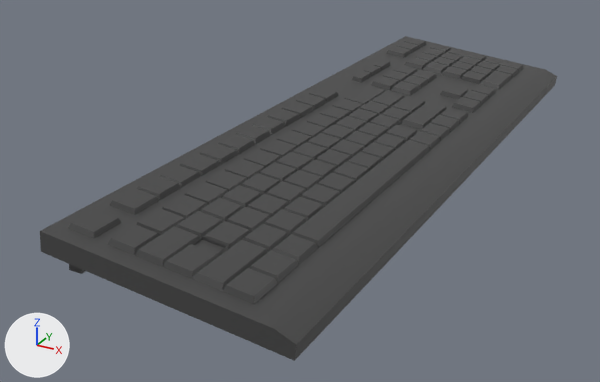
The FBX model Content/Geometry/Meshes/Keyboard.fbx, before and after one commit.
Before and after are seen from a 50 mm camera at (0.0536, -0.1481, 0.0666) aimed at (-0.0338, 0.0107, -0.0128). Lighting does not change. The marker at lower left points along +X, +Y and +Z. Where no turn or scale is listed for an object, it has been applied to the vertices.
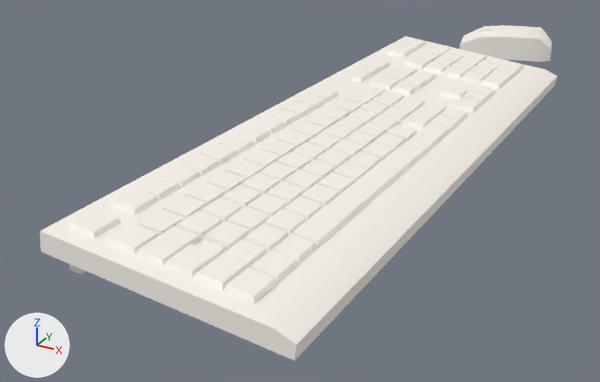
The newer file is also turned or shifted as a whole; pictures and numbers use the older file's frame.

What differs and where, as boxes [x1, y1, x2, y2] in the pictures (600 x 382 px):
'pCube1', recoloured (grey to white): [40, 36, 557, 361] in both
'pCube3', added: after [460, 25, 552, 62]

Diff of the bpy script that builds the scene:
```diff
--- a/Content/Geometry/Meshes/Keyboard.fbx.py
+++ b/Content/Geometry/Meshes/Keyboard.fbx.py
@@ mat_lambert1 @@
 mat_lambert1 = principled_material('lambert1')
-mat_lambert1.base_color = (0.059, 0.059, 0.059)  # dark grey #454545
+mat_lambert1.base_color = (1.0, 0.951, 0.885)  # white #fff9f2
@@ me_mesh_001 @@
+me_mesh_001.from_pydata(...)  # 197 vertices, 212 faces; spans x -0.015..0.0151, y -0.0097..0.0103, z -0.0039..0.0039
+me_mesh_001.materials.append(mat_lambert1)  # white #fff9f2
@@ ob_pcube3 @@
+ob_pcube3 = bpy.data.objects.new('pCube3', me_mesh_001)
+ob_pcube3.location = (-0.0154, 0.1141, 0.0036)
```
